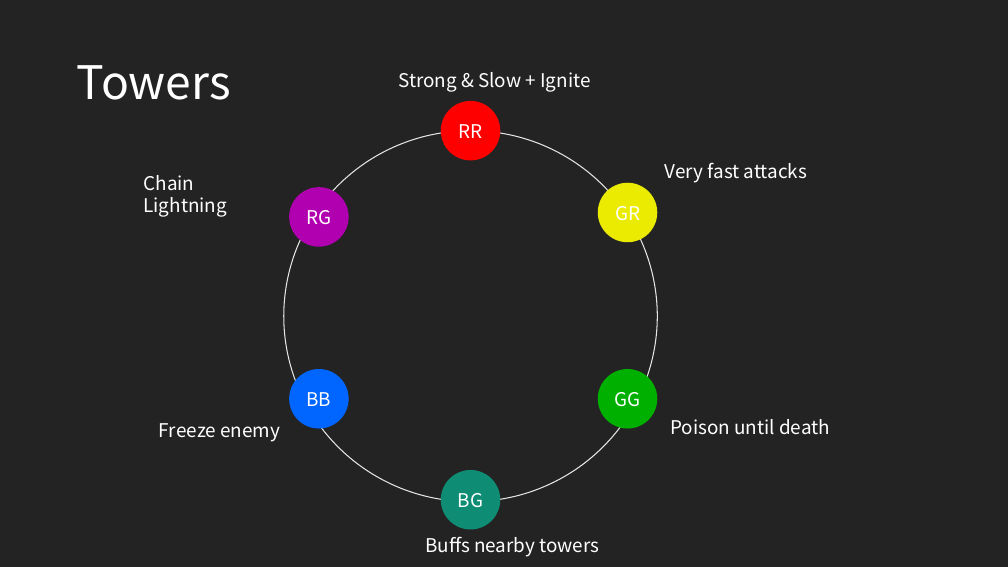
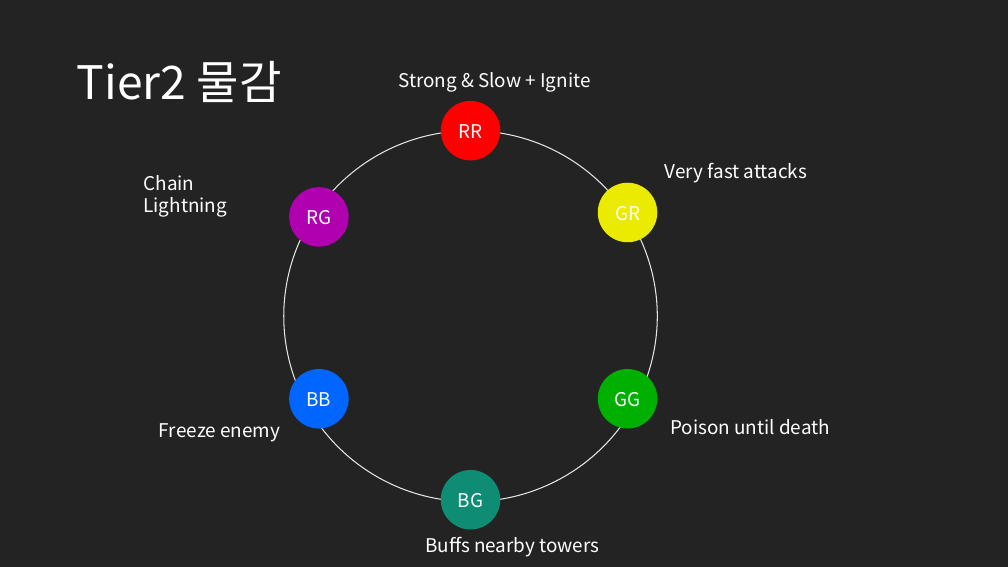
Before and after one commit to ryanking13/dye-td, a slide deck: slide 7 of concepts/HueTD_MainConcepts.pptx (slide 5 before the commit). Drawn at 1008x567 pixels with LibreOffice and Linux fonts; fonts in the diff are those of the drawing. Boxes give left, top, right and bottom in pixels: in the first picture for what was removed or moved away, otherwise in the second. Text is boxed around its words. In the diff, an @@ line names an element or a change of style, - is before the commit and + after.

```diff
--- a/concepts/HueTD_MainConcepts.pptx
+++ b/concepts/HueTD_MainConcepts.pptx
@@ title at (77, 60, 282, 102): text changed @@
-Towers
+Tier2 물감
```
Also in this commit, not shown: 2 other slides changed, 5 slides added, 1 slide removed.
